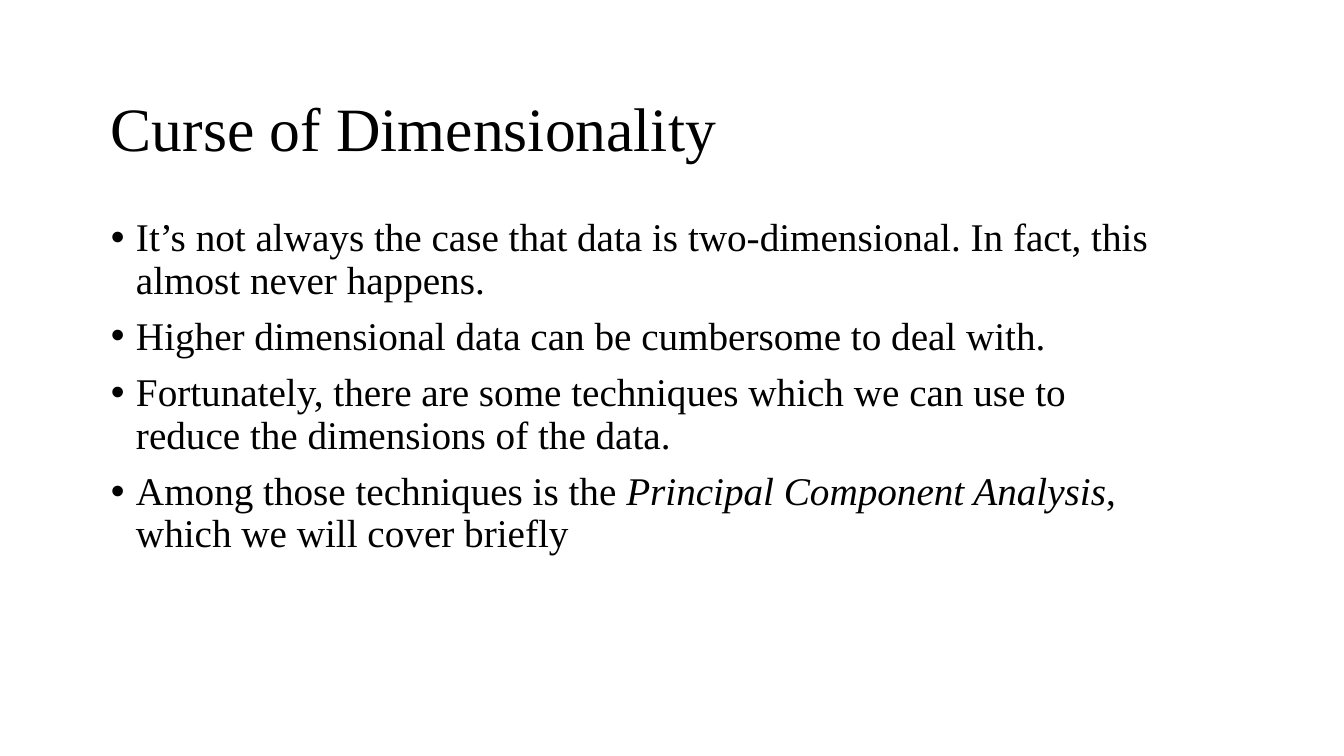
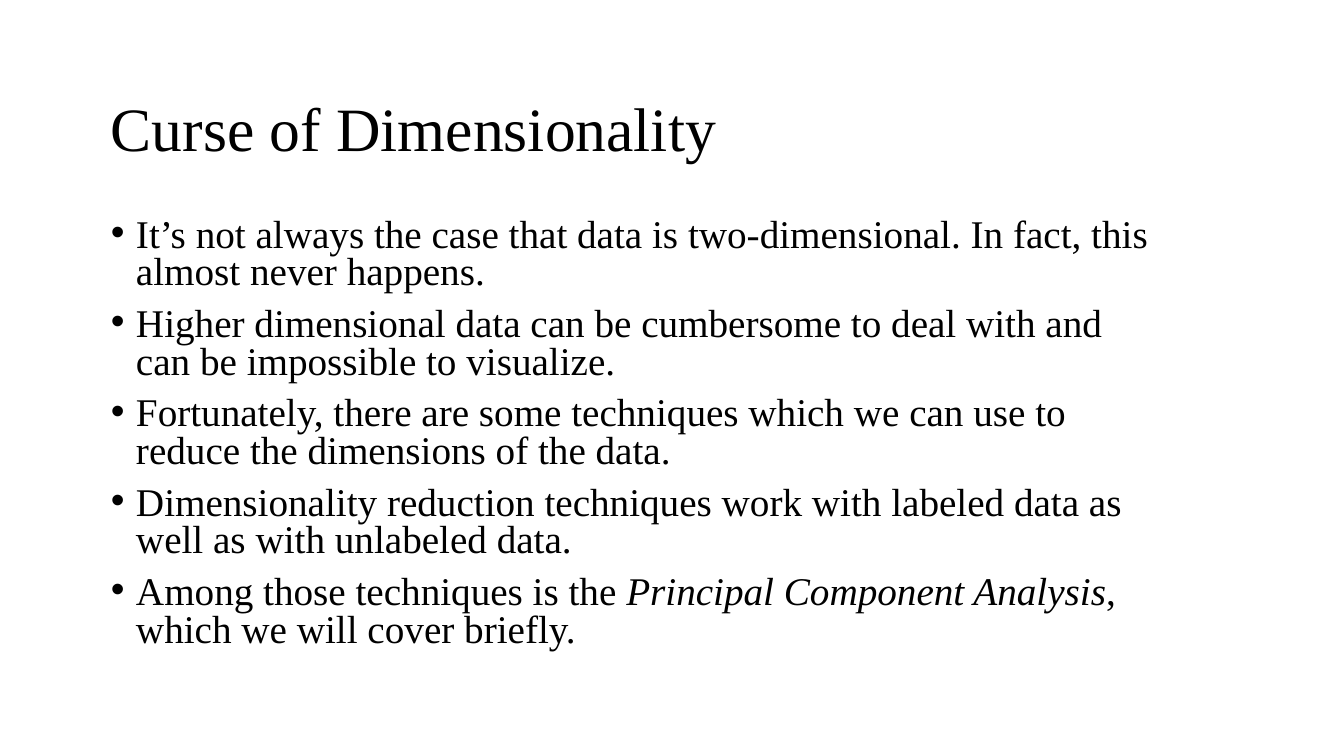
Before and after one commit to Moaaz-Mahmoud/Third-Year-Electrical-Testing-3A, a slide deck: slide 3 of presentation-pca.pptx. Drawn at 1344x756 pixels with LibreOffice and Linux fonts; fonts in the diff are those of the drawing; background and template pictures are left out. Boxes give left, top, right and bottom in pixels: in the first picture for what was removed or moved away, otherwise in the second. Text is boxed around its words. In the diff, an @@ line names an element or a change of style, - is before the commit and + after.

Commit message:
AA

```diff
--- a/presentation-pca.pptx
+++ b/presentation-pca.pptx
@@ text at (x1=136, y1=220, x2=1148, y2=465): line spacing 0.9 to 0.8 @@
@@ text at (x1=136, y1=309, x2=1102, y2=382): text changed @@
-• Higher dimensional data can be cumbersome to deal with.
+• Higher dimensional data can be cumbersome to deal with and can be impossible to visualize.
@@ text at (x1=136, y1=488, x2=1122, y2=650): text changed @@
-• Among those techniques is the Principal Component Analysis, which we will cover briefly
+• Dimensionality reduction techniques work with labeled data as well as with unlabeled data.
+• Among those techniques is the Principal Component Analysis, which we will cover briefly.
```
Also in this commit, not shown: 4 slides added.
